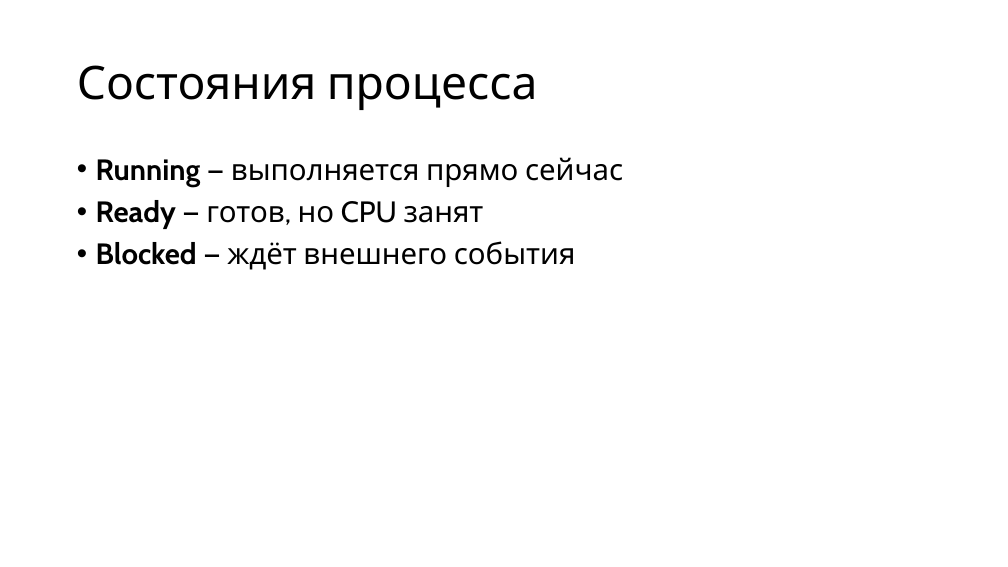
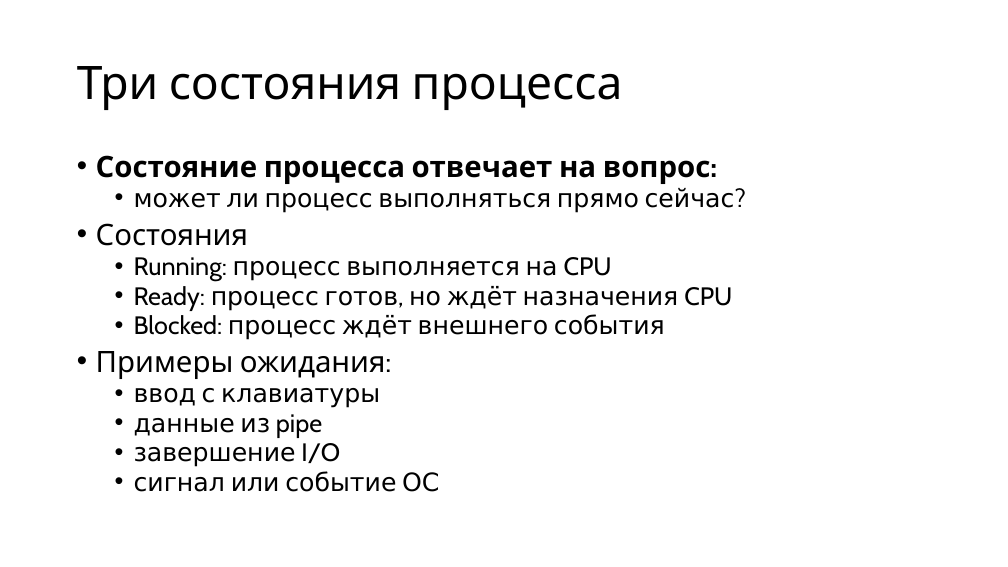
Before and after one commit to alexey-malov/os-course, a slide deck: slide 35 of lectures/03/Процессы.pptx (slide 55 before the commit). Drawn at 1008x567 pixels with LibreOffice and Linux fonts; fonts in the diff are those of the drawing. Boxes give left, top, right and bottom in pixels: in the first picture for what was removed or moved away, otherwise in the second. Text is boxed around its words. In the diff, an @@ line names an element or a change of style, - is before the commit and + after.

```diff
--- a/lectures/03/Процессы.pptx
+++ b/lectures/03/Процессы.pptx
@@ title at box(77, 66, 623, 110): text changed @@
-Состояния процесса
+Три состояния процесса
@@ text at box(96, 155, 735, 492): text changed; size 28 to 24 pt @@
-• Running — выполняется прямо сейчас
-• Ready — готов, но CPU занят
-• Blocked — ждёт внешнего события
+• Состояние процесса отвечает на вопрос:
+  • может ли процесс выполняться прямо сейчас?
+• Состояния
+  • Running: процесс выполняется на CPU
+  • Ready: процесс готов, но ждёт назначения CPU
+  • Blocked: процесс ждёт внешнего события
+• Примеры ожидания:
+  • ввод с клавиатуры
+  • данные из pipe
+  • завершение I/O
+  • сигнал или событие ОС
```
Also in this commit, not shown: 3 other slides changed, 27 slides added, 50 slides removed, 2 other files.
